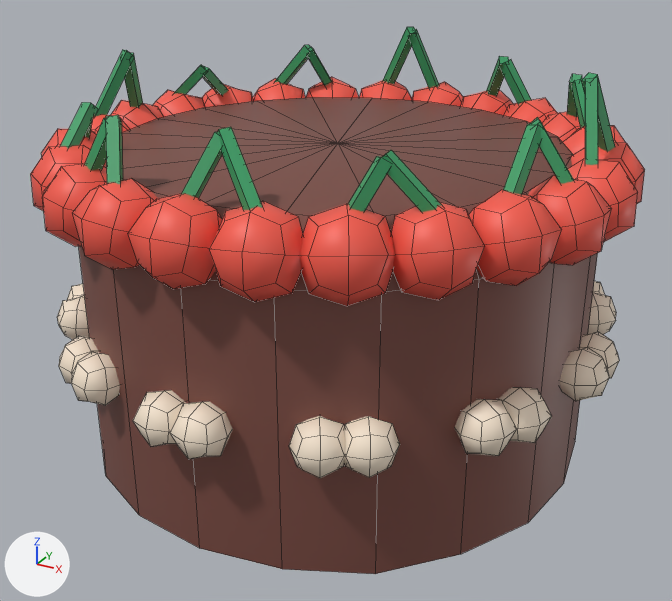
Before and after pictures for a commit that changed the FBX model Assets/3_3D/Meshes/Turrets/Mod/SM_mod_range.fbx.
Camera for both pictures: a camera (50 mm lens) standing at (1.57, -2.86, 1.96) and looking at (0.03, -0.06, 0.56). Lighting does not change. The marker at lower left points along +X, +Y and +Z. Mesh edges are drawn as thin lines. Where no turn or scale is listed for an object, it has been applied to the vertices.

Before the edit, the objects in view are built like this:
```python
me_mesh = bpy.data.meshes.new('Mesh')
me_mesh.from_pydata(...)  # 1453 vertices, 1140 faces; spans x -1.05..1.05, y -1.05..1.05, z -0.72..0.71
me_mesh.materials.append(mat_m_modifier_range)  # its picture is missing
ob_pcube17 = bpy.data.objects.new('pCube17', me_mesh)
ob_pcube17.location = (0.0, 0.002, 0.73)
```
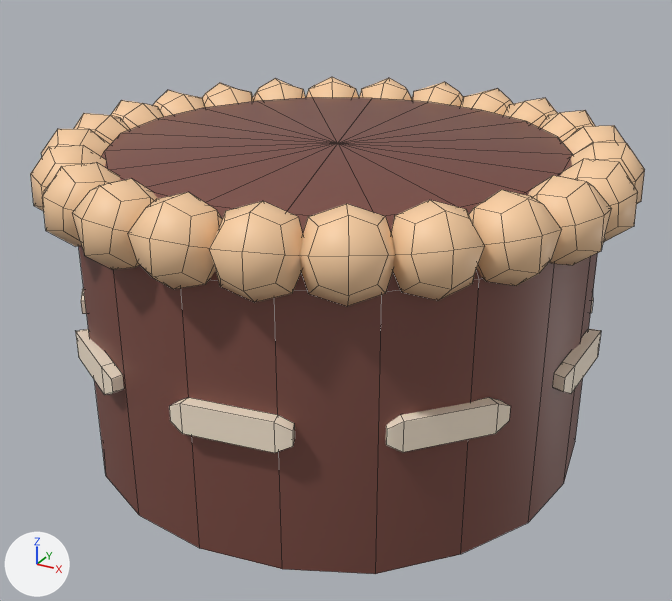
Where the newer file only moved an object's origin or applied its transform, the numbers keep the older frame.

Changed parts and their boxes [x1, y1, x2, y2] in the pictures (672 x 601 px):
'pCube17', reshaped (9% shorter)
    before: [31, 27, 645, 574]
    after: [31, 77, 645, 574]
part 1 of me_mesh, added
    after: [75, 329, 124, 395]
part 2 of me_mesh, added
    after: [81, 288, 87, 314]
part 3 of me_mesh, added
    after: [552, 329, 601, 394]
part 4 of me_mesh, added
    after: [169, 398, 295, 453]
part 5 of me_mesh, deleted
    before: [57, 27, 619, 478]
part 6 of me_mesh, cut back
    before: [133, 387, 552, 477]
    after: [386, 398, 510, 452]
part 7 of me_mesh, deleted (beige)
    before: [588, 293, 616, 334]
part 8 of me_mesh, deleted
    before: [67, 284, 84, 300]
part 9 of me_mesh, surface changed (red to beige)
    both: [31, 77, 645, 545]

The change, as a list of edits to the scene's bpy script:
```text
Change me_mesh:
    used by ob_pcube17; location = (0.0, 0.002, 0.73)
    remove me_mesh.from_pydata(...)  # 1453 vertices, 1140 faces; spans x -1.05..1.05, y -1.05..1.05, z -0.72..0.71
    add me_mesh.from_pydata(...)  # 805 vertices, 666 faces; spans x -1.05..1.05, y -1.05..1.05, z -0.72..0.47
    me_mesh part 1: a new loose piece of 16 vertices spanning x -0.66..-0.3, y -0.92..-0.68, z -0.27..-0.16, in mat_m_modifier_range (its picture is missing)
    me_mesh part 2: a new loose piece of 16 vertices spanning x -0.96..-0.8, y -0.5..-0.12, z -0.27..-0.16, in mat_m_modifier_range (its picture is missing)
    me_mesh part 3: a new loose piece of 16 vertices spanning x 0.9..0.97, y -0.22..0.19, z -0.27..-0.16, in mat_m_modifier_range (its picture is missing)
    me_mesh part 4: a new loose piece of 16 vertices spanning x -0.05..0.35, y -0.97..-0.87, z -0.27..-0.16, in mat_m_modifier_range (its picture is missing)
    me_mesh part 5: 38 loose pieces with 542 vertices, spanning x -1.05..1.05, y -1.05..1.05, z -0.33..0.71, are deleted
    me_mesh part 6: 2 vertices moved from x 0.56..0.6, y -0.76..-0.73, z -0.19..-0.17 to x 0.56..0.6, y -0.73..-0.71, z -0.19..-0.16; 98 vertices removed from x -0.16..0.96, y -1.05..-0.33, z -0.33..-0.15; 14 vertices added at x 0.56..0.85, y -0.77..-0.45, z -0.27..-0.16
    me_mesh part 7: 25 vertices removed from x 0.78..0.96, y 0.33..0.51, z -0.33..-0.15
    me_mesh part 8: 25 vertices removed from x -0.96..-0.78, y -0.51..-0.33, z -0.33..-0.15
    me_mesh part 9: 540 kept faces spanning x -1.05..1.05, y -1.05..1.05, z -0.72..0.47 get new texture (UV) coordinates
```
